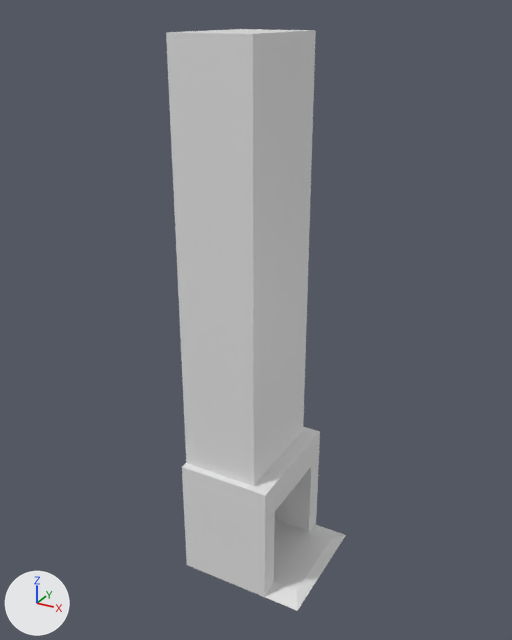
An edit to the FBX model Assets/Meshes/Fireplace.fbx, drawn before and after from the same camera.
Both versions are drawn from a 50 mm camera at (2.4, -4.33, 4.34) aimed at (0.03, -0.02, 2.18). The axes (+X, +Y, +Z) are drawn at lower left. The lights are the same throughout. Where no turn or scale is listed for an object, it has been applied to the vertices. Vertices at the same position are counted once.
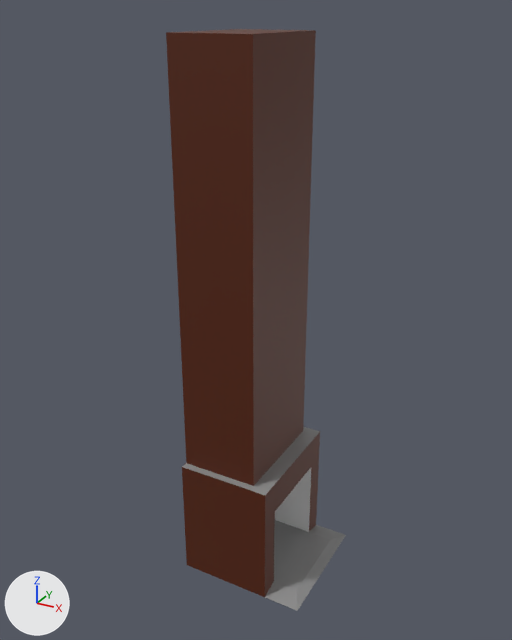
Where the newer file only moved an object's origin or applied its transform, the numbers keep the older frame.

Boxes [x1, y1, x2, y2] around the edits, measured in the pictures (512 x 640 px):
part 1 of me_cube, recoloured (grey to brown)
    both: [166, 29, 320, 597]
part 2 of me_cube, recoloured
    both: [265, 520, 346, 611]
part 3 of me_cube, recoloured
    both: [182, 427, 320, 495]

Patch to the scene script:
```diff
--- a/Assets/Meshes/Fireplace.fbx.py
+++ b/Assets/Meshes/Fireplace.fbx.py
@@ mat_brick @@
+mat_brick = principled_material('Brick')
+mat_brick.base_color = (0.0908, 0.0138, 0.0)  # brown #551f00
@@ mat_concrete @@
+mat_concrete = principled_material('Concrete')
+mat_concrete.base_color = (0.274, 0.274, 0.274)  # grey #8f8f8f
@@ me_cube @@
 me_cube.from_pydata(...)  # 37 vertices, 68 faces; spans x -0.38..0.67, y -0.5..0.5, z -0.5..3.69
 # used by ob_cube; location = (0.0, 0.0, 0.507)
+# me_cube part 1: 24 of the faces centred in x -0.38..0.38, y -0.5..0.5, z -0.24..3.69 switch from mat_material (its picture is missing) to mat_brick (brown #551f00)
+# me_cube part 2: all 14 faces centred in x -0.13..0.64, y -0.45..0.45, z -0.5..-0.47 switch from mat_material (its picture is missing) to mat_concrete (grey #8f8f8f)
+# me_cube part 3: all 6 faces centred in x -0.17..0.33, y -0.48..0.48, z 0.5 switch from mat_material (its picture is missing) to mat_concrete (grey #8f8f8f)
```
